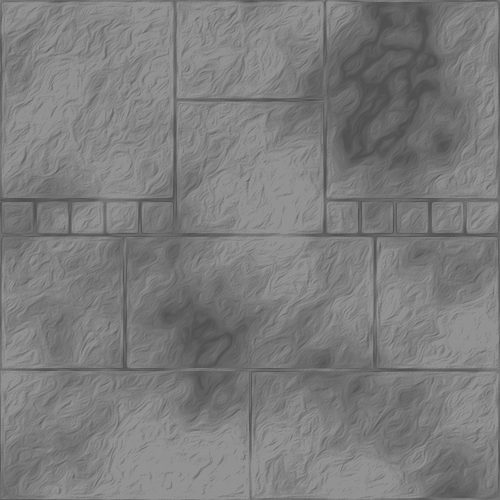
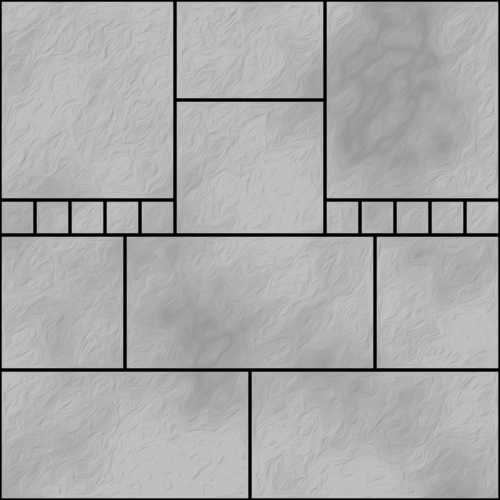
Layers edited between the first and the second w=500, h=500 image:
added layer "Rectangle 10 copie 9" above "Rectangle 11 copie 9" over [0, 0, 500, 500]
"Rectangle 11 copie 9": opacity 100% → 72%, painted on it over [0, 0, 500, 500]
